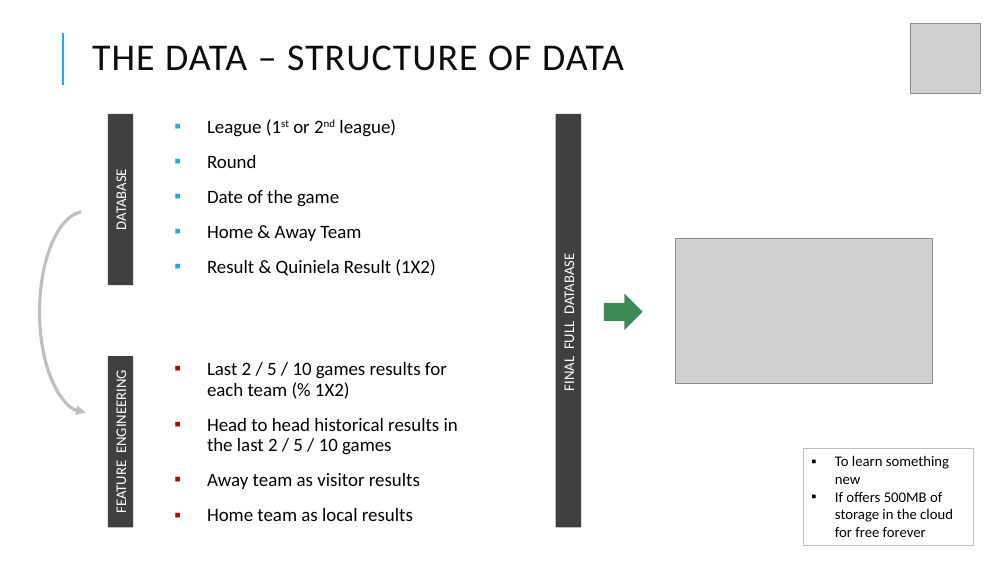
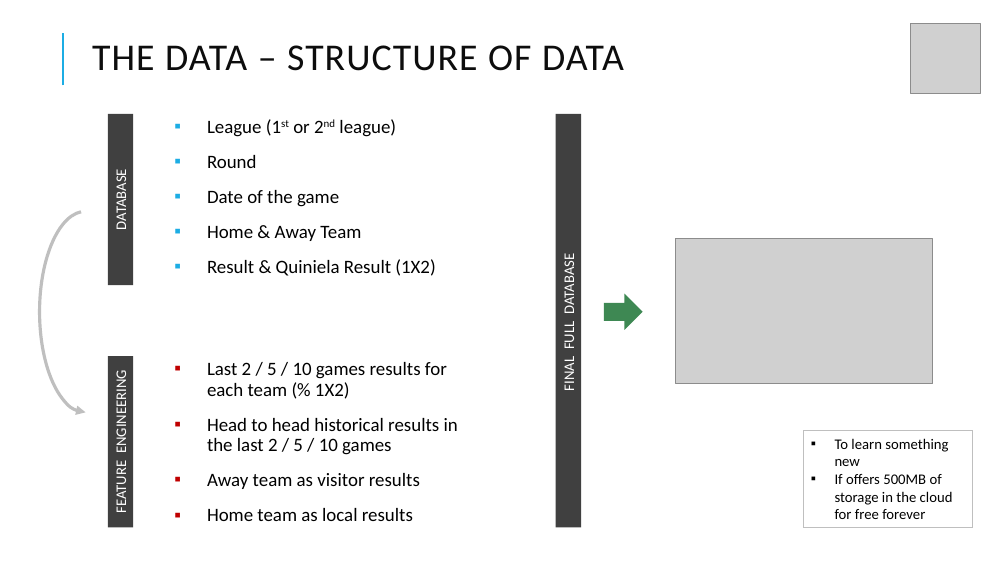
Before and after one commit to alberthr/UBIQUM_1X2_Python, a slide deck: slide 10 of PRESENTACION ALBERT.pptx (slide 9 before the commit). Drawn at 1008x567 pixels with LibreOffice and Linux fonts; fonts in the diff are those of the drawing; grey boxes stand for pictures. Boxes give left, top, right and bottom in pixels: in the first picture for what was removed or moved away, otherwise in the second. Text is boxed around its words. In the diff, an @@ line names an element or a change of style, - is before the commit and + after.

```diff
--- a/PRESENTACION ALBERT.pptx
+++ b/PRESENTACION ALBERT.pptx
@@ rectangle "To learn something new": place and size @@
-rectangle "To learn something new" at [804,448,973,545]
+rectangle "To learn something new" at [804,431,973,528]
```
Also in this commit, not shown: 3 other slides changed, 1 slide added, 10 other files.
